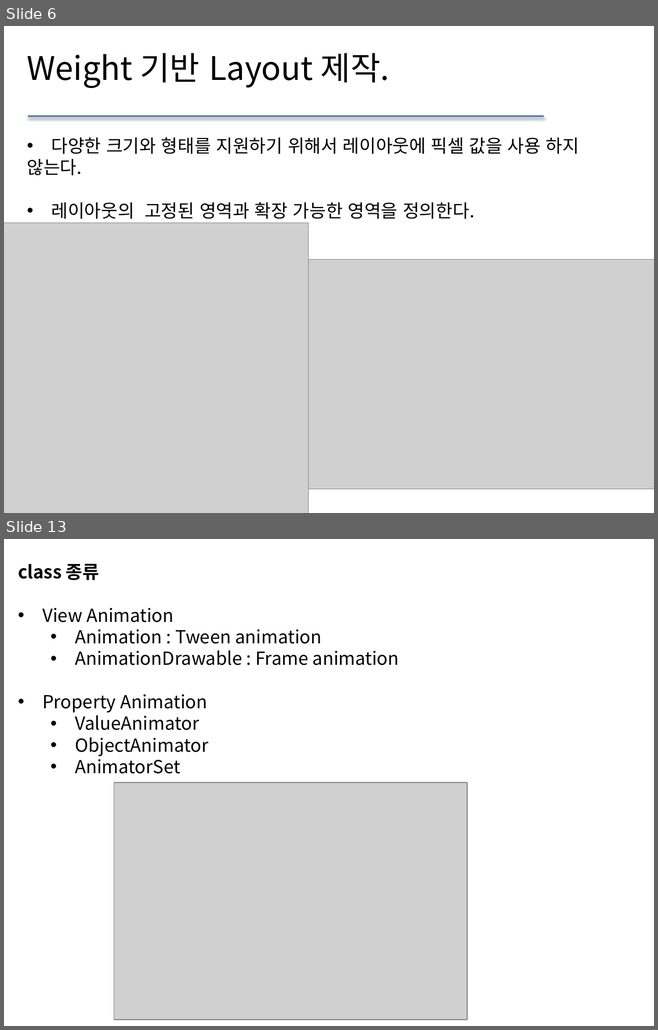
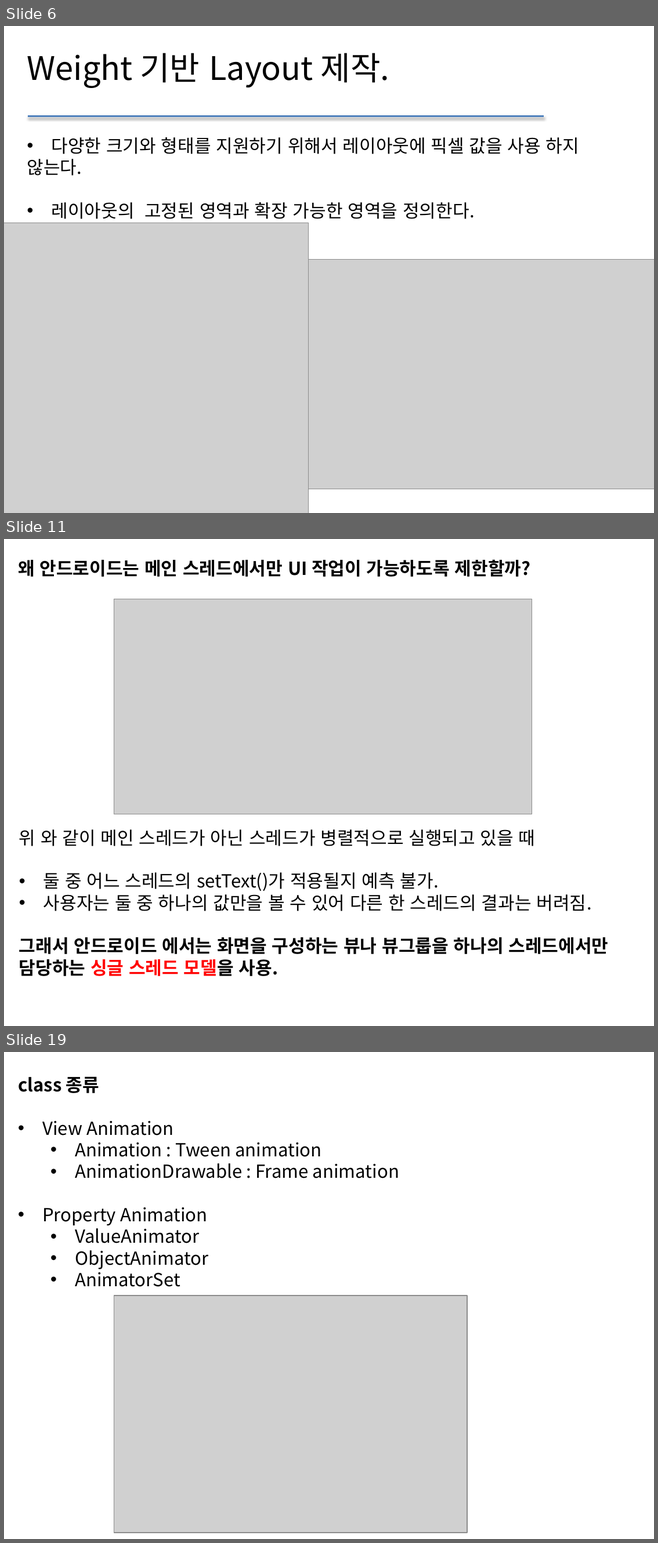
Before and after one commit to sc545/Beacon, a slide deck: 안드로이드 UI.pptx. Shown one above the other, each under a label of ours: slides 6 and 13 before the commit, slides 6, 11 and 19 after it; the slides between them are not shown. The pictures are 658x1030 and 658x1543 pixels, drawn with LibreOffice and Linux fonts; fonts in the diff are those of the drawing; grey boxes stand for pictures. Boxes give left, top, right and bottom in pixels: in the first picture for what was removed or moved away, otherwise in the second. Text is boxed around its words. In the diff, an @@ line names an element or a change of style, - is before the commit and + after.

```diff
--- a/안드로이드 UI.pptx
+++ b/안드로이드 UI.pptx
@@ slide 11 added at (x1=4, y1=539, x2=654, y2=1026), background #FFFFFF @@
@@ text added at (x1=18, y1=559, x2=531, y2=577), 20 pt, text #000000, bold @@
+왜 안드로이드는 메인 스레드에서만 UI 작업이 가능하도록 제한할까?
@@ picture added at (x1=114, y1=599, x2=531, y2=815) @@
@@ text added at (x1=19, y1=830, x2=608, y2=976), 20 pt, text #000000 @@
+위 와 같이 메인 스레드가 아닌 스레드가 병렬적으로 실행되고 있을 때
+• 둘 중 어느 스레드의 setText()가 적용될지 예측 불가.
+• 사용자는 둘 중 하나의 값만을 볼 수 있어 다른 한 스레드의 결과는 버려짐.
+그래서 안드로이드 에서는 화면을 구성하는 뷰나 뷰그룹을 하나의 스레드에서만 담당하는 싱글 스레드 모델을 사용.
@@ what was slide 13 is now slide 19 @@
```
Also in this commit, not shown: 8 slides changed, 5 other slides added, 17 slides removed, 17 other files.
